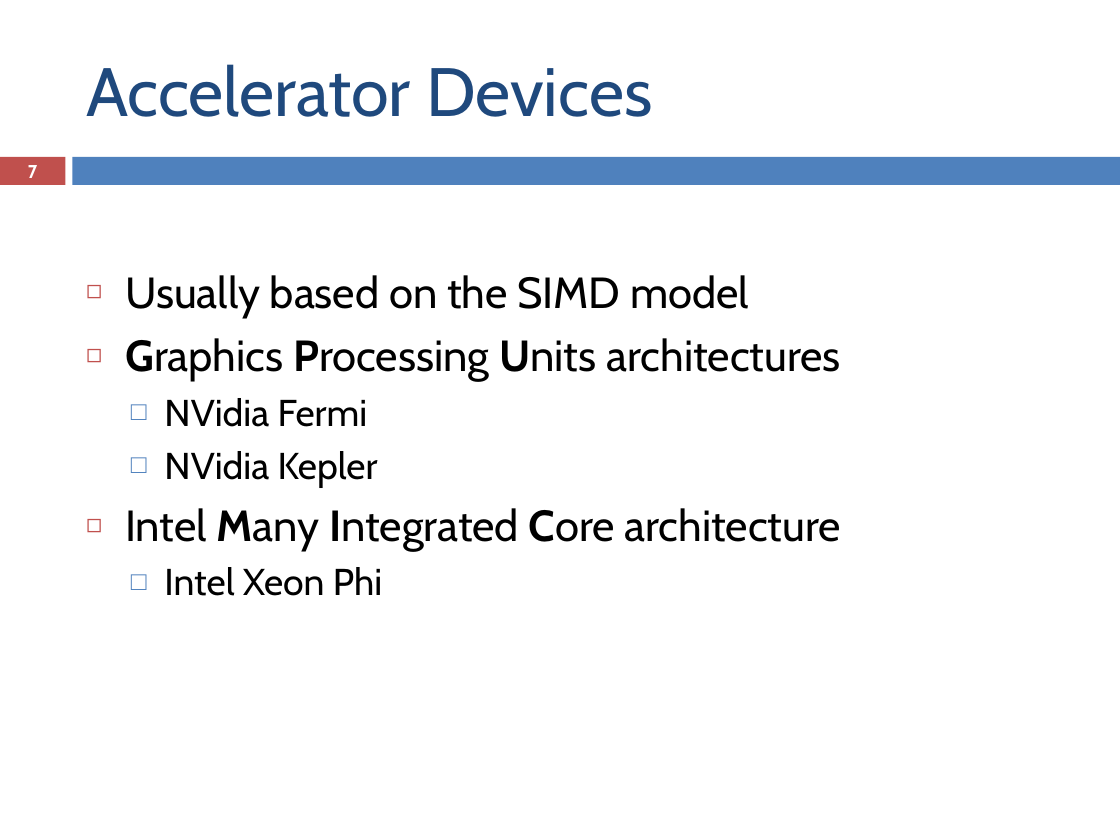
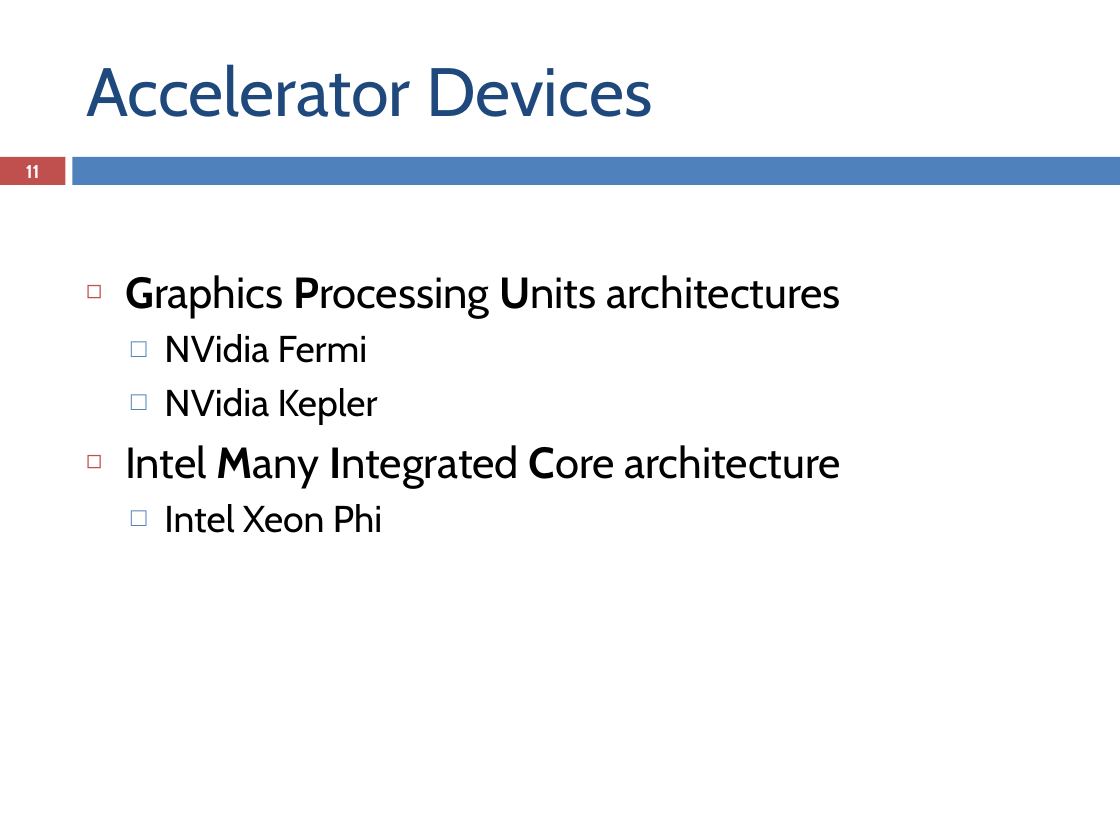
Before and after one commit to ampereira/mscthesis-liptool, a slide deck: slide 11 of doc/pre-thesis/presentation/pre-thesis_presentation.pptx (slide 7 before the commit). Drawn at 1120x840 pixels with LibreOffice and Linux fonts; fonts in the diff are those of the drawing. Boxes give left, top, right and bottom in pixels: in the first picture for what was removed or moved away, otherwise in the second. Text is boxed around its words. In the diff, an @@ line names an element or a change of style, - is before the commit and + after.

```diff
--- a/doc/pre-thesis/presentation/pre-thesis_presentation.pptx
+++ b/doc/pre-thesis/presentation/pre-thesis_presentation.pptx
@@ page number at (26, 165, 40, 178): text changed @@
-7
+11
@@ text at (125, 275, 749, 318): paragraph removed @@
-◻ Usually based on the SIMD model
```
Also in this commit, not shown: 8 other slides changed, 4 slides added, 2 slides removed, 7 other files.
